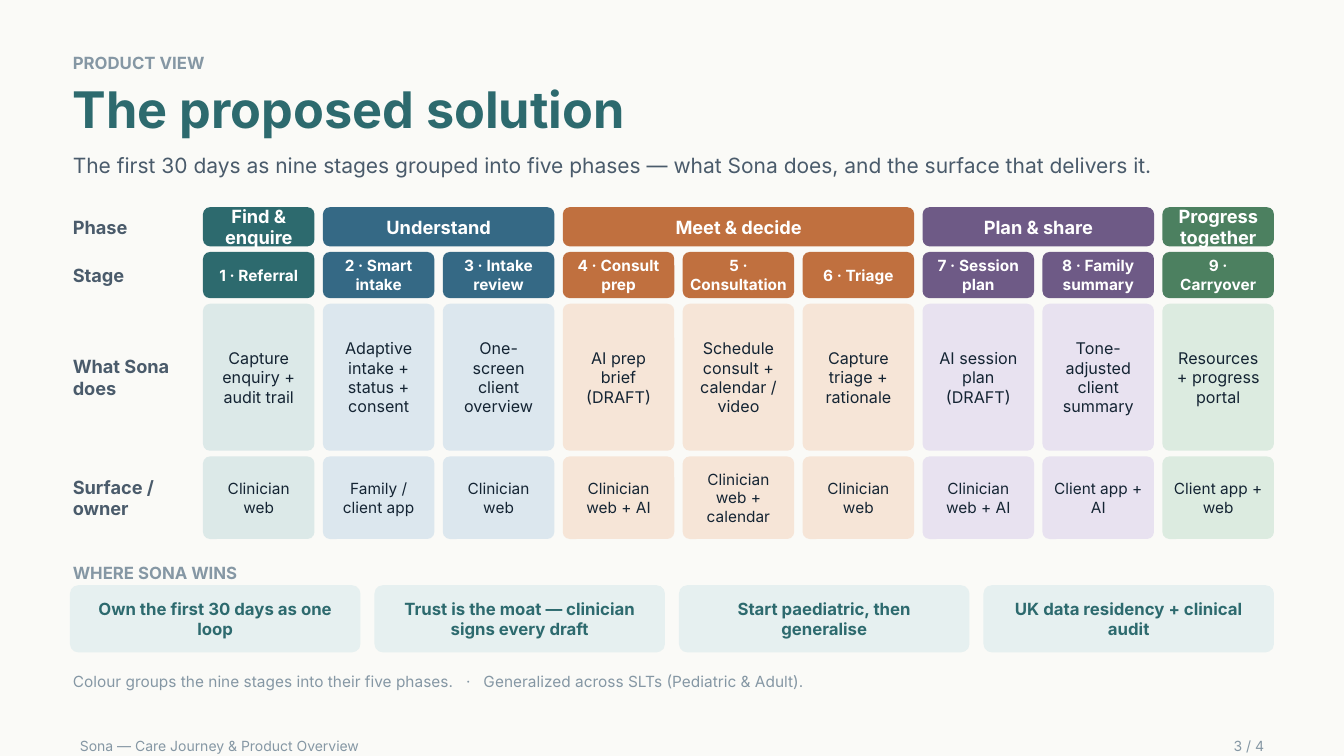
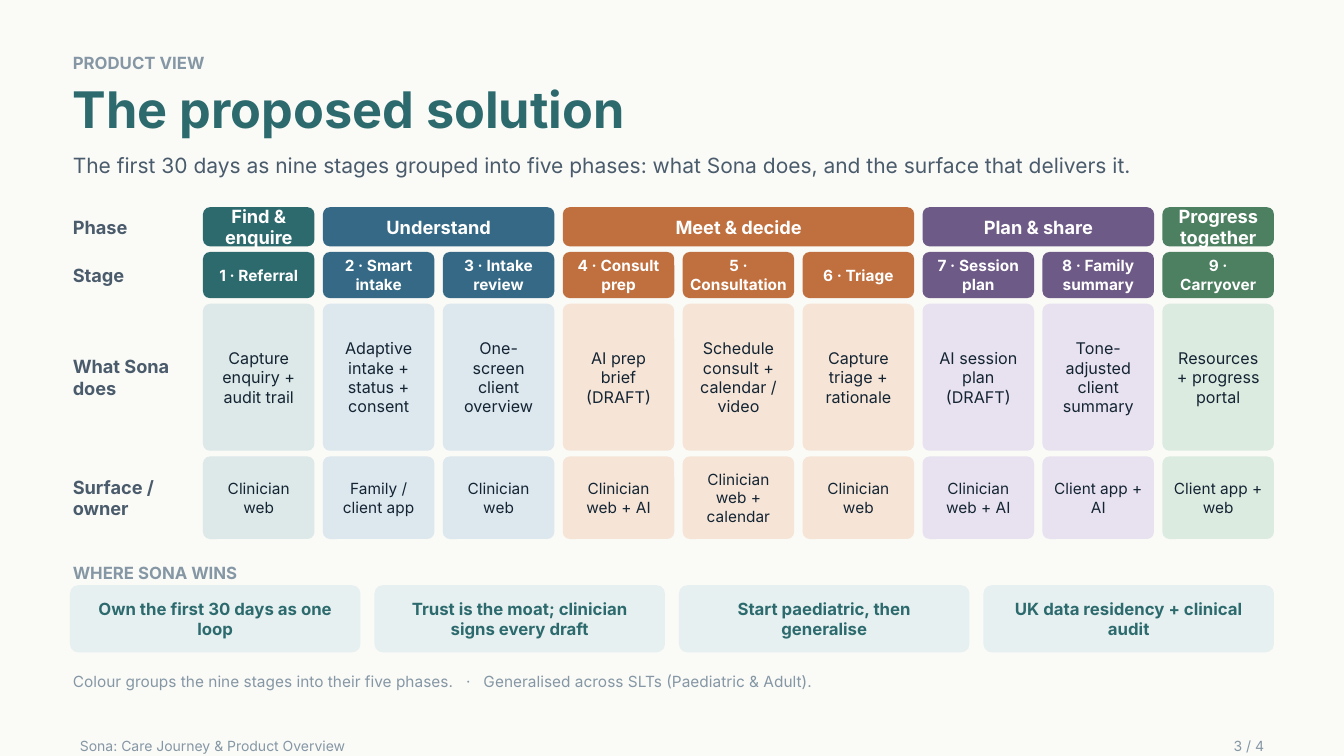
Before and after one commit to devuplabs/speech-mvp, a slide deck: slide 3 of docs/design/Sona_Care_Journey_Deck.pptx. Drawn at 1344x756 pixels with LibreOffice and Linux fonts; fonts in the diff are those of the drawing. Boxes give left, top, right and bottom in pixels: in the first picture for what was removed or moved away, otherwise in the second. Text is boxed around its words. In the diff, an @@ line names an element or a change of style, - is before the commit and + after.

```diff
--- a/docs/design/Sona_Care_Journey_Deck.pptx
+++ b/docs/design/Sona_Care_Journey_Deck.pptx
@@ text at (73, 157, 1130, 178): text changed @@
-The first 30 days as nine stages grouped into five phases — what Sona does, and the surface that delivers it.
+The first 30 days as nine stages grouped into five phases: what Sona does, and the surface that delivers it.
@@ text at (412, 602, 628, 639): text changed @@
-Trust is the moat — clinician signs every draft
+Trust is the moat; clinician signs every draft
@@ text at (73, 674, 811, 690): text changed @@
-Colour groups the nine stages into their five phases. · Generalized across SLTs (Pediatric & Adult).
+Colour groups the nine stages into their five phases. · Generalised across SLTs (Paediatric & Adult).
@@ text at (80, 741, 345, 754): text changed @@
-Sona — Care Journey & Product Overview
+Sona: Care Journey & Product Overview
```
Also in this commit, not shown: 3 other slides changed, 3 other files.
